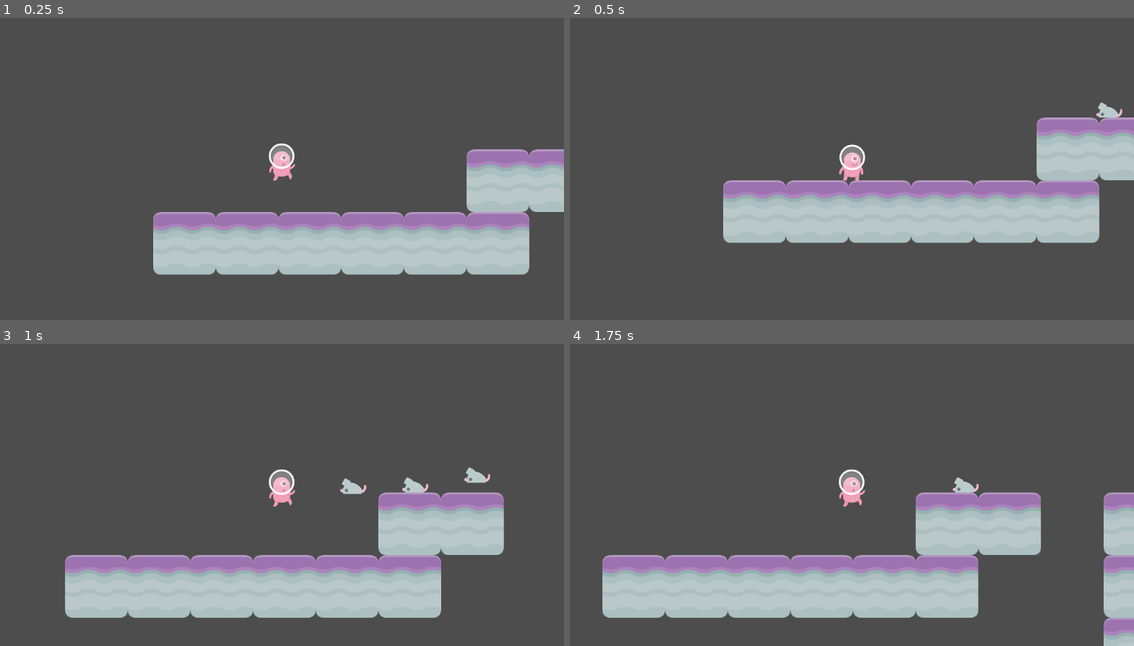
Above: before the commit, frames 1-4 (two rows, left to right).
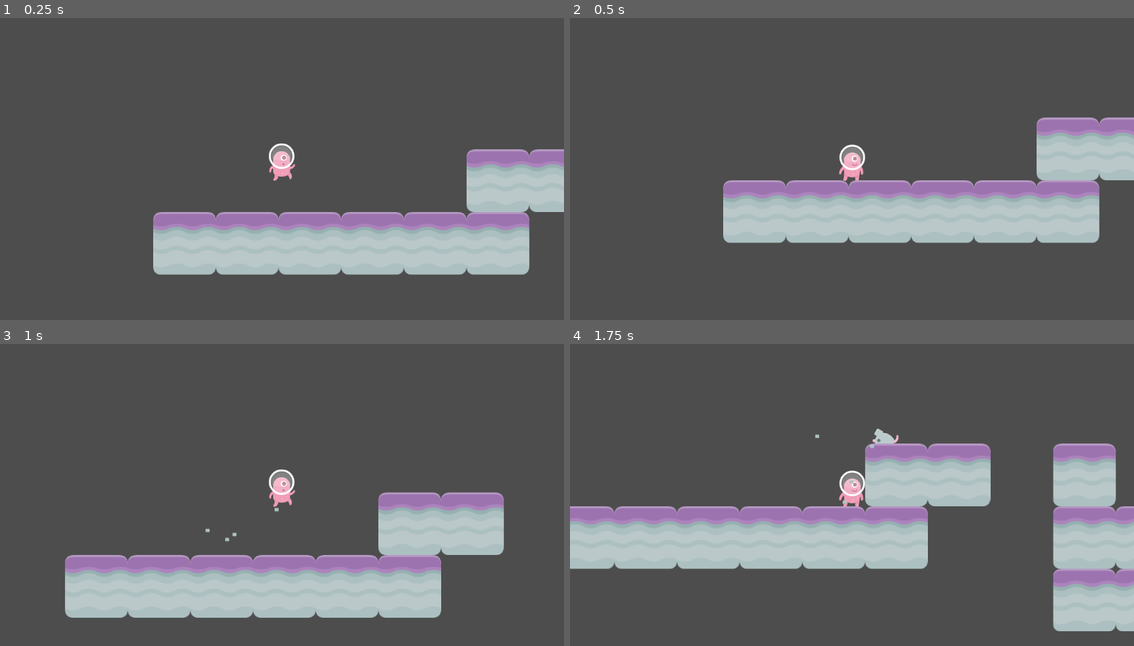
Above: after the commit, the same moments.

Repository: hanifsyuaib/game-dev-tutorial8
Game: Godot game, scene res://scenes/Level 1.tscn
Two runs of this game, one before a commit and one after it. Both use one fixed random seed, a clock stepped at 60 frames per second and the inputs below.
Inputs:
- Up to frame 1 (0.25 s): no input
- Up to frame 2 (0.5 s): no input
- Up to frame 3 (1 s): hold Right (right) from 0.53 s (still down); tap Space (jump) at 0.77 s
- Up to frame 4 (1.75 s): keep holding Right (right); tap Space (jump) at 1.52 s

Frame 1 is identical in both runs. In frame 2, 0.1% of the frame differs, in the area x 93-98%, y 28-33%; in frame 3, 0.5%; in frame 4, 40%, in the area x 0-100%, y 28-100%.
Error before the commit: Attempt to call function 'set_emitting' in base 'null instance' on a null instance. (res://Scripts/Player.gd:27)

Commit message:
Add Game Polishing and Balancing

Diff:
--- a/scenes/Level 1.tscn
+++ b/scenes/Level 1.tscn
@@ -1,8 +1,8 @@
-[gd_scene load_steps=8 format=3 uid="uid://d3a2sgehaqjdt"]
+[gd_scene load_steps=9 format=3 uid="uid://d3a2sgehaqjdt"]
 
-[ext_resource type="PackedScene" uid="uid://beg452kqkfydx" path="res://Scenes/Player.tscn" id="1"]
+[ext_resource type="PackedScene" uid="uid://beg452kqkfydx" path="res://scenes/Player.tscn" id="1"]
 [ext_resource type="PackedScene" uid="uid://cbrrsfnbg3p0g" path="res://scenes/Spawner.tscn" id="1_yaxqa"]
-[ext_resource type="Texture2D" uid="uid://r37ts0nyebjk" path="res://Assets/Familiar Looking Rocket.png" id="3"]
+[ext_resource type="Texture2D" uid="uid://r37ts0nyebjk" path="res://assets/Familiar Looking Rocket.png" id="3"]
 [ext_resource type="Texture2D" uid="uid://dd7fcijo64bic" path="res://assets/kenney_platformerpack/Spritesheets/spritesheet_gr_planet.png" id="4_8s0ta"]
 [ext_resource type="PackedScene" path="res://scenes/Area Trigger.tscn" id="4_t7cob"]
 
@@ -42,19 +42,31 @@
 physics_layer_0/collision_layer = 1
 sources/0 = SubResource("TileSetAtlasSource_we7op")
 
+[sub_resource type="ParticleProcessMaterial" id="ParticleProcessMaterial_rhsqk"]
+particle_flag_disable_z = true
+emission_shape = 3
+emission_box_extents = Vector3(2000, 1, 1)
+spread = 20.0
+gravity = Vector3(-500, 500, 0)
+scale_max = 10.0
+color = Color(0.517647, 0.65098, 0.713726, 1)
+
 [node name="Level 1" type="Node2D"]
 
 [node name="Spawner" parent="." instance=ExtResource("1_yaxqa")]
 position = Vector2(734, 90)
+spawn_rate = 1.3
 
 [node name="Sprite2D" type="Sprite2D" parent="."]
 position = Vector2(2170.27, 73.2836)
 texture = ExtResource("3")
 
 [node name="Area3D Trigger" parent="Sprite2D" instance=ExtResource("4_t7cob")]
+sceneName = "Win Screen"
 
 [node name="Area3D Trigger2" parent="." instance=ExtResource("4_t7cob")]
 position = Vector2(2170.27, 73.2836)
+sceneName = "Win Screen"
 
 [node name="TileMap" type="TileMap" parent="."]
 tile_set = SubResource("TileSet_5i4ah")
@@ -63,3 +75,11 @@
 
 [node name="Player" parent="." instance=ExtResource("1")]
 position = Vector2(135.152, 106.001)
+
+[node name="GPUParticles2D" type="GPUParticles2D" parent="."]
+position = Vector2(1031, -228)
+amount = 200
+process_material = SubResource("ParticleProcessMaterial_rhsqk")
+lifetime = 4.0
+visibility_rect = Rect2(-100, -100, 3000, 800)
+trail_enabled = true
--- a/scenes/Player.tscn
+++ b/scenes/Player.tscn
@@ -1,7 +1,8 @@
-[gd_scene load_steps=8 format=3 uid="uid://beg452kqkfydx"]
+[gd_scene load_steps=10 format=3 uid="uid://beg452kqkfydx"]
 
 [ext_resource type="Script" path="res://Scripts/Player.gd" id="1"]
-[ext_resource type="Texture2D" uid="uid://d2oej36eq8vvl" path="res://Assets/kenney_platformerpack/Spritesheets/spritesheet_alien.png" id="2"]
+[ext_resource type="Texture2D" uid="uid://d2oej36eq8vvl" path="res://assets/kenney_platformerpack/Spritesheets/spritesheet_alien.png" id="2"]
+[ext_resource type="Texture2D" uid="uid://dpnuijhsx0eak" path="res://assets/kenney_platformerpack/PNG/Particles/brickGrey_small.png" id="3_beity"]
 
 [sub_resource type="RectangleShape2D" id="1"]
 size = Vector2(52.924, 76.884)
@@ -61,6 +62,15 @@
 "Walk": SubResource("4")
 }
 
+[sub_resource type="ParticleProcessMaterial" id="ParticleProcessMaterial_3e55r"]
+particle_flag_disable_z = true
+emission_shape = 3
+emission_box_extents = Vector3(30, 1, 1)
+spread = 180.0
+initial_velocity_min = 50.0
+initial_velocity_max = 50.0
+gravity = Vector3(0, -200, 0)
+
 [node name="Player" type="CharacterBody2D"]
 script = ExtResource("1")
 
@@ -80,3 +90,11 @@
 }
 
 [node name="Camera2D" type="Camera2D" parent="."]
+
+[node name="GPUParticles2D" type="GPUParticles2D" parent="."]
+position = Vector2(0, 30)
+amount = 4
+process_material = SubResource("ParticleProcessMaterial_3e55r")
+texture = ExtResource("3_beity")
+lifetime = 0.5
+draw_order = 0
--- a/scenes/Win Screen.tscn
+++ b/scenes/Win Screen.tscn
@@ -1,7 +1,8 @@
-[gd_scene load_steps=2 format=2]
+[gd_scene load_steps=2 format=3 uid="uid://dftay4pkxk7xt"]
 
-[ext_resource path="res://Assets/Keanu.png" type="Texture2D" id=1]
+[ext_resource type="Texture2D" uid="uid://c7fkosit2xd0c" path="res://Assets/Keanu.png" id="1"]
 
 [node name="Win Screen" type="Sprite2D"]
-position = Vector2( 512.329, 294.151 )
-texture = ExtResource( 1 )
+position = Vector2(574.664, 324.5)
+scale = Vector2(1.12175, 1.12259)
+texture = ExtResource("1")
--- a/scripts/Player.gd
+++ b/scripts/Player.gd
@@ -8,8 +8,8 @@
 
 @onready var animator = self.get_node("Animator")
 @onready var sprite = self.get_node("Sprite2D")
+
 @onready var particle = $GPUParticles2D
-
 
 func get_input():
 	velocity.x = 0
Not shown, added: README.md
